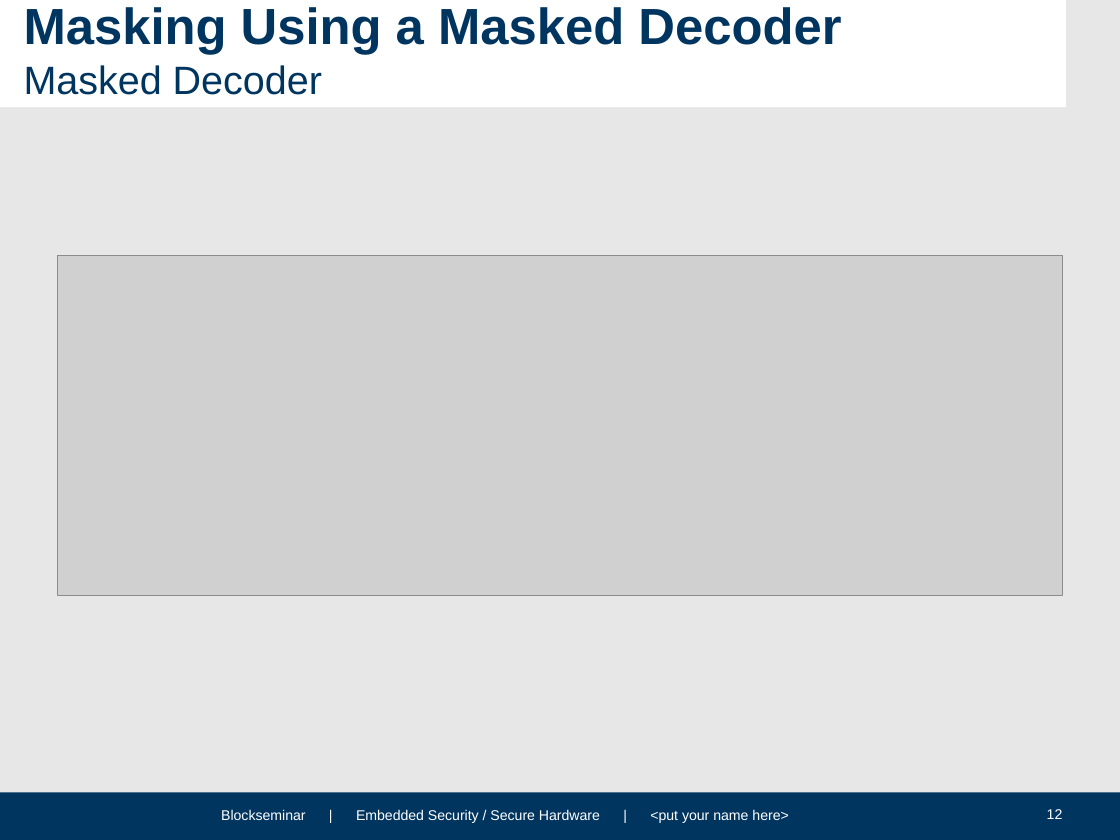
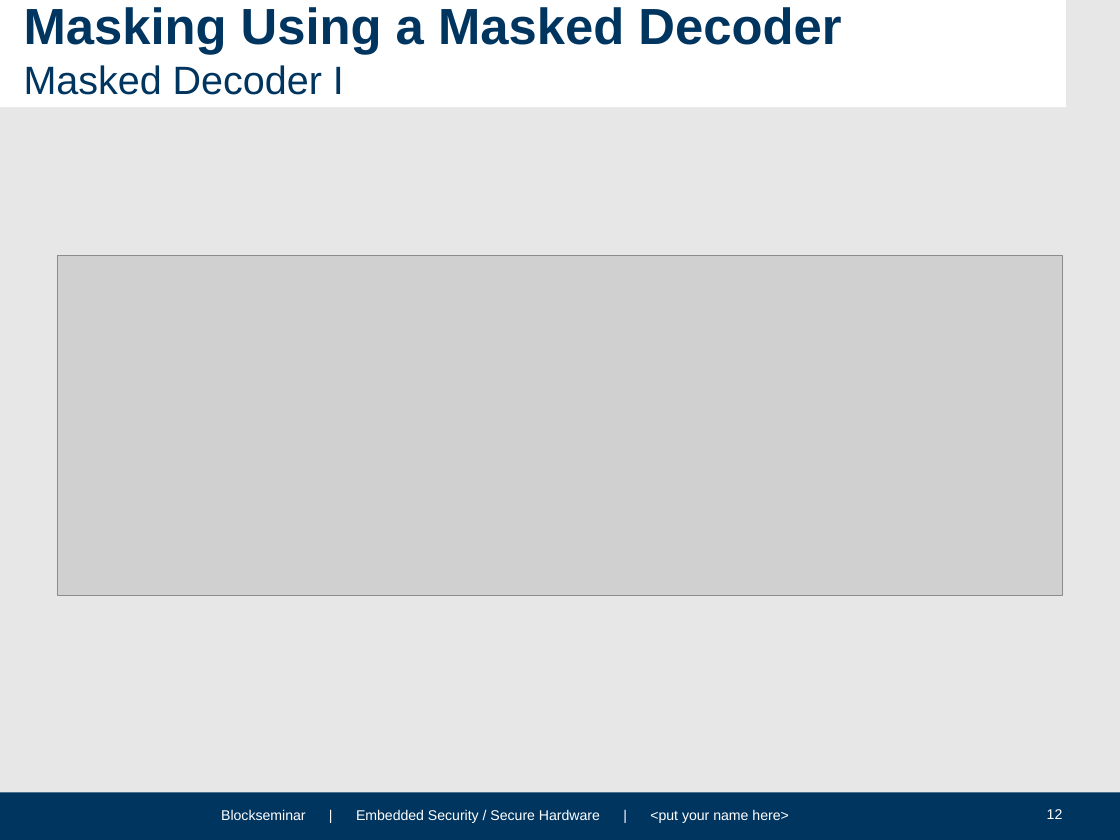
Before and after one commit to HFelixA/emsecseminar, a slide deck: slide 12 of presentation/EMSEC_Blockseminar_Template_Corporate_WS1314.pptx. Drawn at 1120x840 pixels with LibreOffice and Linux fonts; fonts in the diff are those of the drawing; grey boxes stand for pictures; background and template pictures are left out. Boxes give left, top, right and bottom in pixels: in the first picture for what was removed or moved away, otherwise in the second. Text is boxed around its words. In the diff, an @@ line names an element or a change of style, - is before the commit and + after.

```diff
--- a/presentation/EMSEC_Blockseminar_Template_Corporate_WS1314.pptx
+++ b/presentation/EMSEC_Blockseminar_Template_Corporate_WS1314.pptx
@@ title at [24,7,841,95]: text changed @@
-Masking Using a Masked Decoder
-Masked Decoder
+Masking Using a Masked Decoder
+Masked Decoder I
```
Also in this commit, not shown: 2 other slides changed, 7 slides added.
